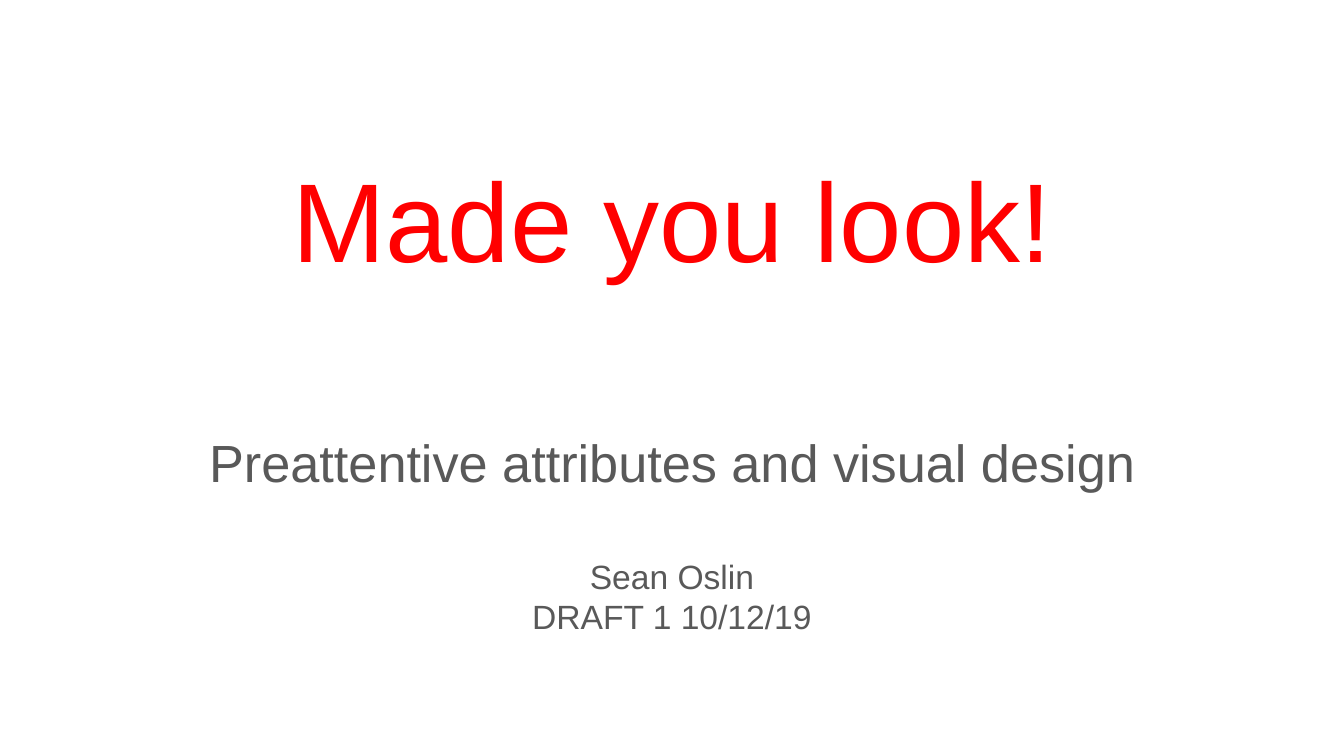
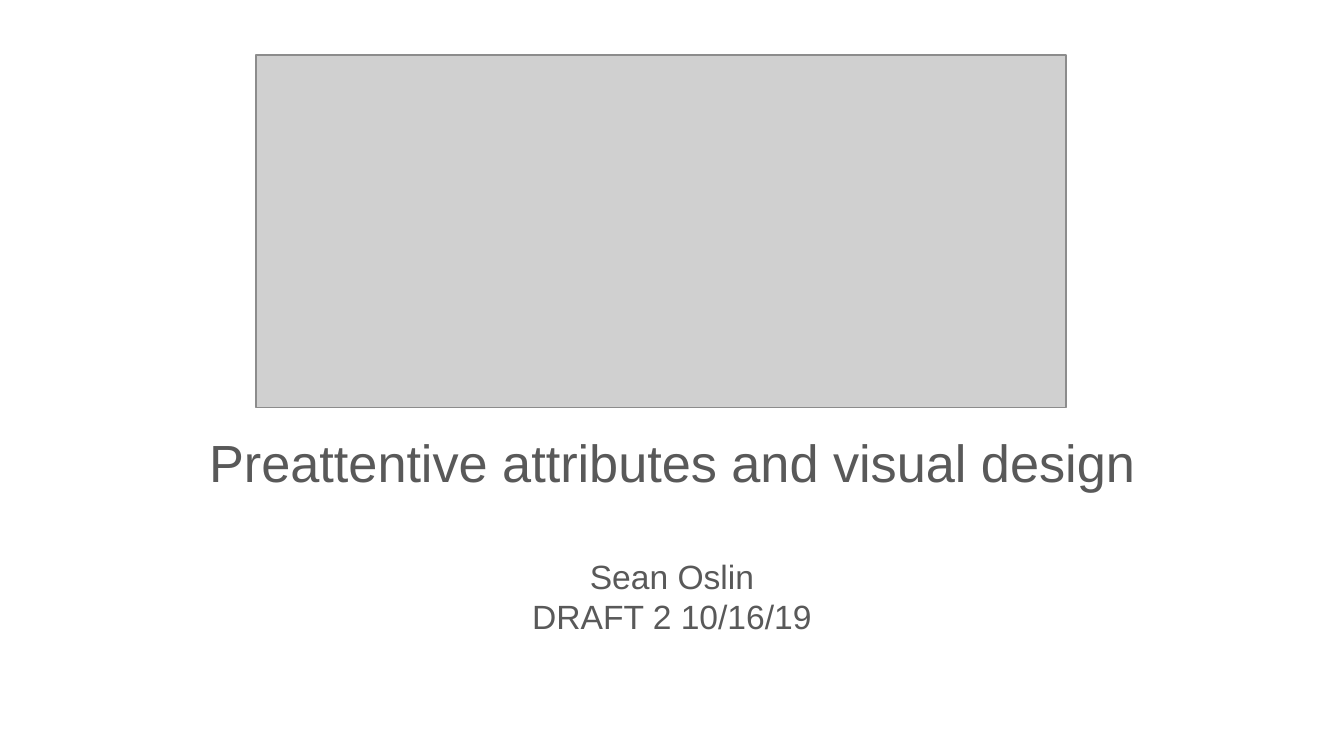
Before and after one commit to soslin/ds-trainings-i-created, a slide deck: slide 1 of Made you look!.pptx. Drawn at 1344x756 pixels with LibreOffice and Linux fonts; fonts in the diff are those of the drawing; grey boxes stand for pictures. Boxes give left, top, right and bottom in pixels: in the first picture for what was removed or moved away, otherwise in the second. Text is boxed around its words. In the diff, an @@ line names an element or a change of style, - is before the commit and + after.

```diff
--- a/Made you look!.pptx
+++ b/Made you look!.pptx
@@ picture added at box(255, 55, 1066, 409) @@
@@ title removed at box(292, 180, 1051, 282) @@
-Made you look!
@@ subtitle at box(532, 604, 812, 630): text changed @@
-DRAFT 1 10/12/19
+DRAFT 2 10/16/19
```
Also in this commit, not shown: 4 other slides changed, 4 slides added, 1 slide removed.
